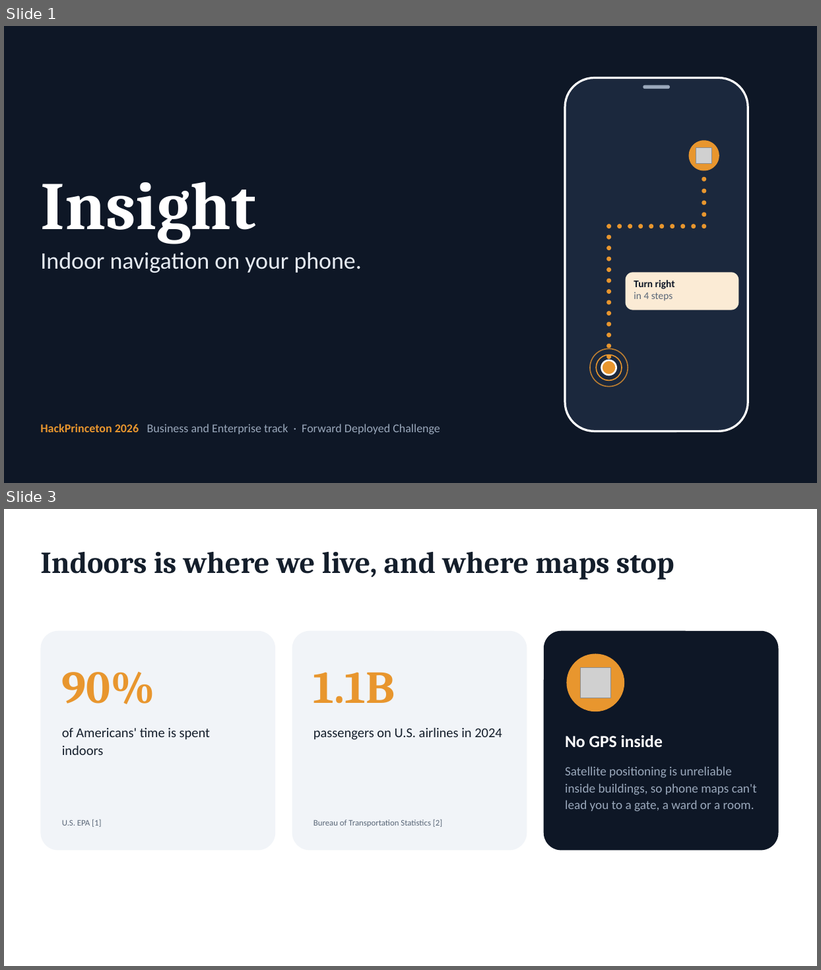
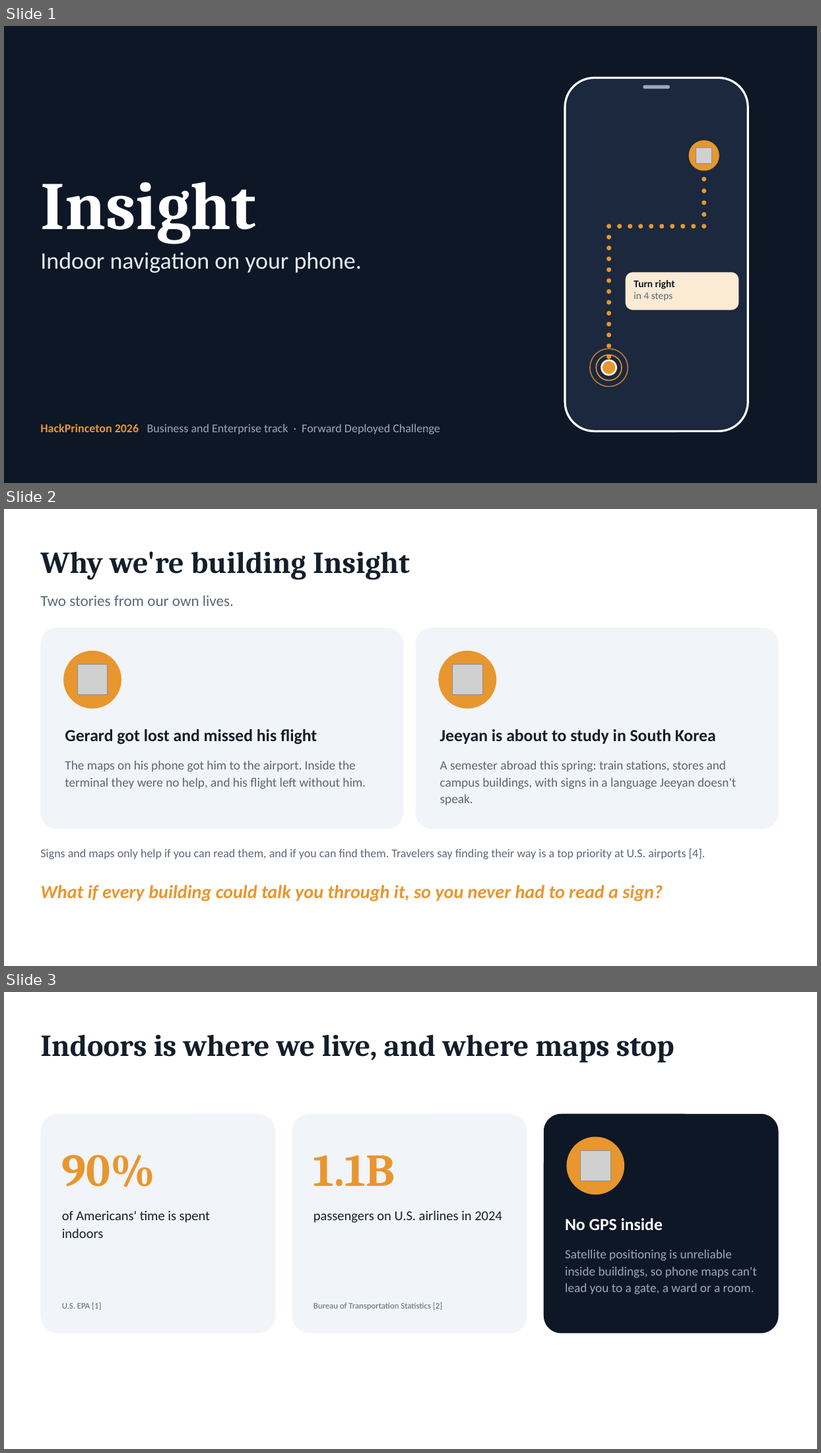
Before and after one commit to epicgdog/blindsight, a slide deck: slides/insight.pptx. Shown one above the other, each under a label of ours: slides 1 and 3 before the commit, slides 1, 2 and 3 after it; the slides between them are not shown. The pictures are 821x970 and 821x1453 pixels, drawn with LibreOffice and Linux fonts; fonts in the diff are those of the drawing; grey boxes stand for pictures. Boxes give left, top, right and bottom in pixels: in the first picture for what was removed or moved away, otherwise in the second. Text is boxed around its words. In the diff, an @@ line names an element or a change of style, - is before the commit and + after.

Commit message:
Insight deck: start with airports, then universities

```diff
--- a/slides/insight.pptx
+++ b/slides/insight.pptx
@@ slide 2 added at [4,509,817,966], background #FFFFFF @@
@@ text added at [40,551,410,580], 36 pt, text #141E2B, bold @@
+Why we're building Insight
@@ text added at [40,595,234,606], 18 pt, text #5A6778 @@
+Two stories from our own lives.
@@ rounded rectangle added at [40,628,403,829], fill #F1F4F8 @@
@@ rounded rectangle added at [416,628,779,829], fill #F1F4F8 @@
@@ ellipse added at [63,650,121,708], fill #E8962E @@
@@ picture added at [77,665,107,694] @@
@@ ellipse added at [438,650,496,708], fill #E8962E @@
@@ picture added at [452,665,482,694] @@
@@ text added at [65,729,317,745], 20 pt, text #141E2B, bold @@
+Gerard got lost and missed his flight
@@ text added at [440,729,716,744], 20 pt, text #141E2B, bold @@
+Jeeyan is about to study in South Korea
@@ text added at [65,760,366,789], 15 pt, text #5A6778 @@
+The maps on his phone got him to the airport. Inside the terminal they were no help, and his flight left without him.
@@ text added at [440,760,736,805], 15 pt, text #5A6778 @@
+A semester abroad this spring: train stations, stores and campus buildings, with signs in a language Jeeyan doesn't speak.
@@ text added at [40,849,706,859], 14 pt, text #5A6778 @@
+Signs and maps only help if you can read them, and if you can find them. Travelers say finding their way is a top priority at U.S. airports [4].
@@ text added at [40,885,663,902], 22 pt, text #E8962E, bold, italic @@
+What if every building could talk you through it, so you never had to read a sign?
```
Also in this commit, not shown: 5 slides changed, 1 slide removed, 2 other files.
